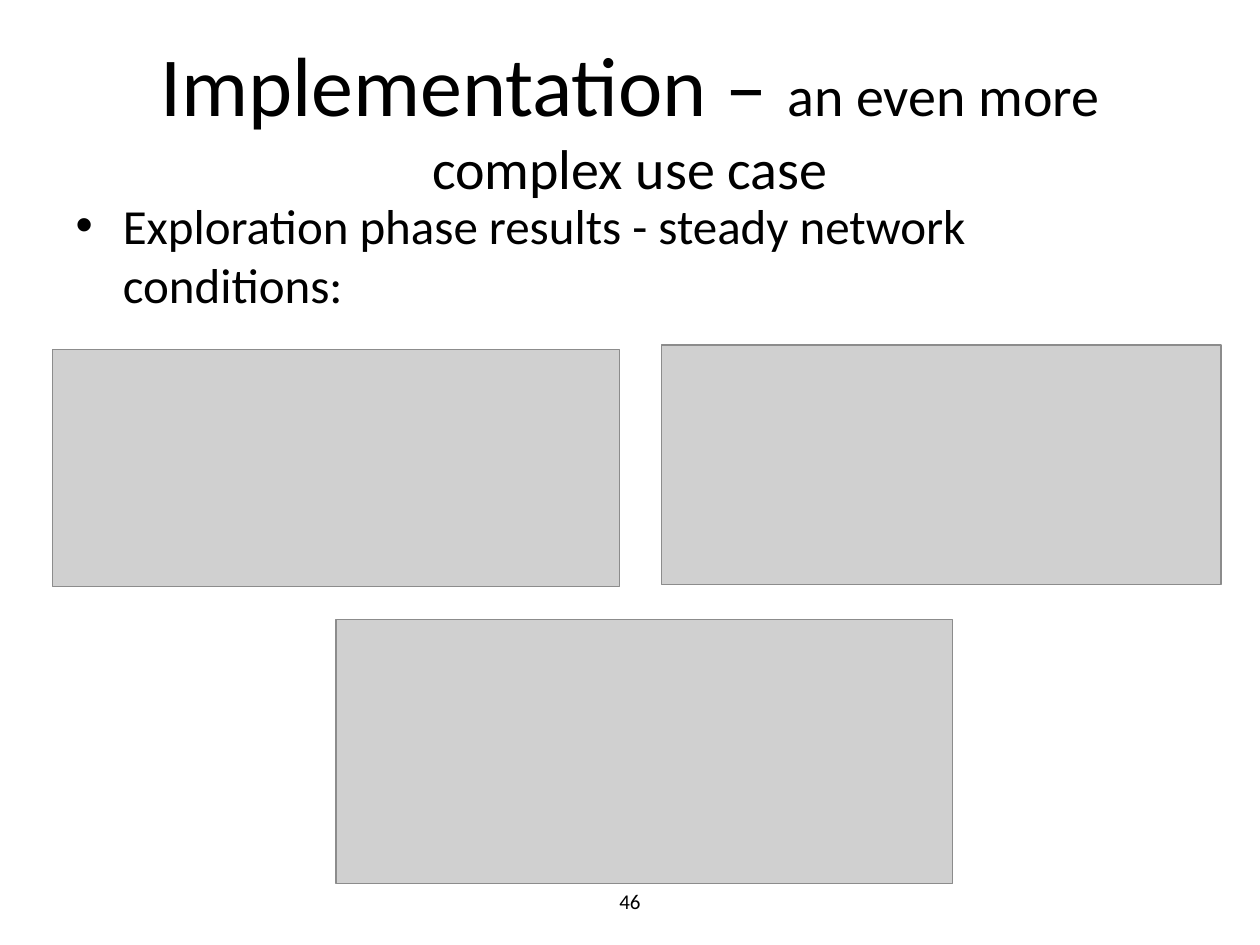
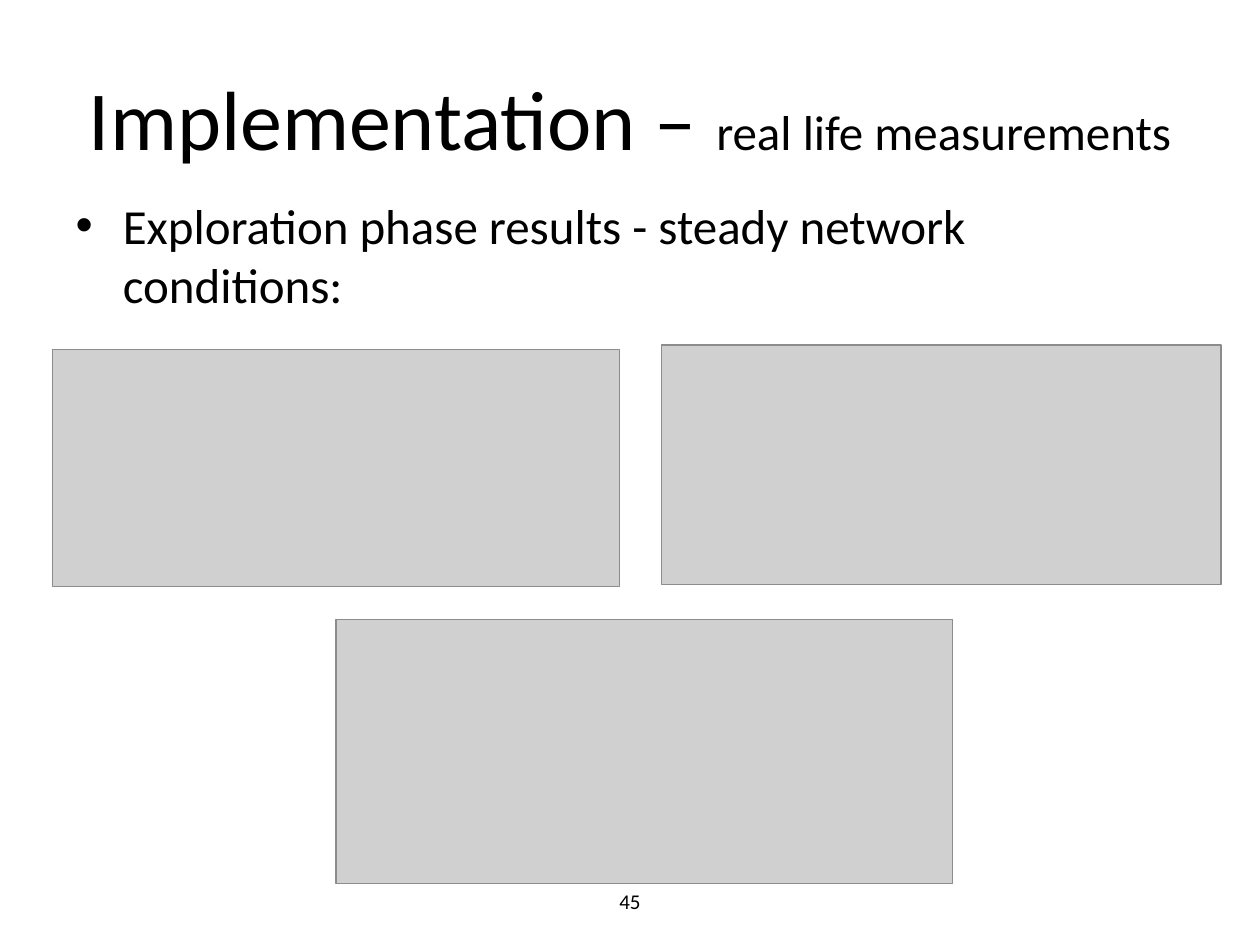
Before and after one commit to ro1208984/learning.java, a slide deck: slide 45 of Mobile Day presentation.pptx (slide 46 before the commit). Drawn at 1260x945 pixels with LibreOffice and Linux fonts; fonts in the diff are those of the drawing; grey boxes stand for pictures. Boxes give left, top, right and bottom in pixels: in the first picture for what was removed or moved away, otherwise in the second. Text is boxed around its words. In the diff, an @@ line names an element or a change of style, - is before the commit and + after.

```diff
--- a/Mobile Day presentation.pptx
+++ b/Mobile Day presentation.pptx
@@ title at bbox=[89, 91, 1171, 164]: text changed; size 32 to 28 pt @@
-Implementation – an even more complex use case
+Implementation – real life measurements
@@ page number at bbox=[619, 895, 640, 909]: text changed @@
-46
+45
```
Also in this commit, not shown: 16 other slides changed, 5 slides added, 2 slides removed.
